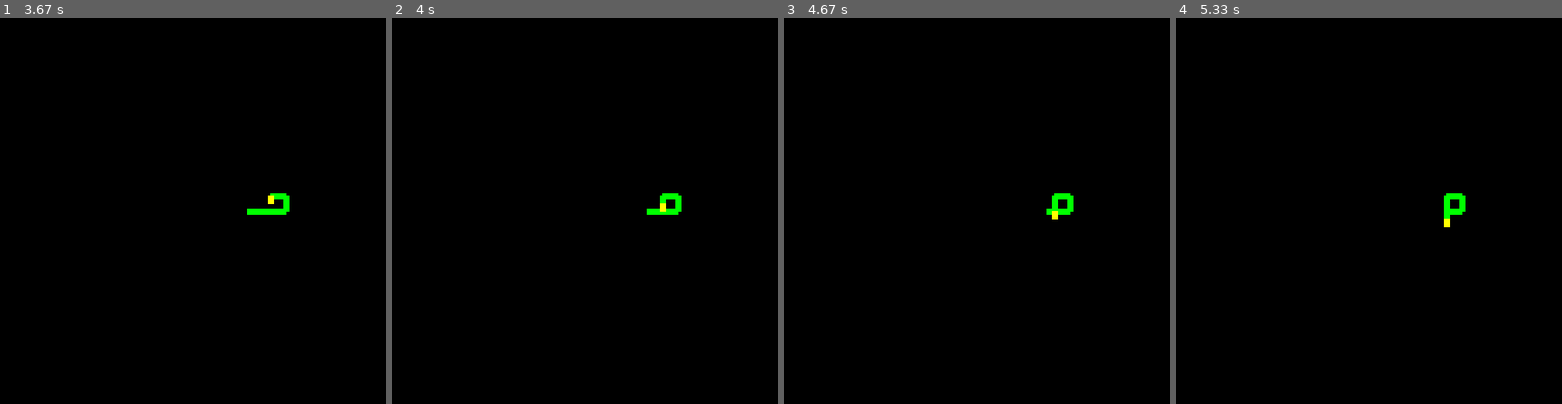
Above: before the commit, frames 1-4 (left to right).
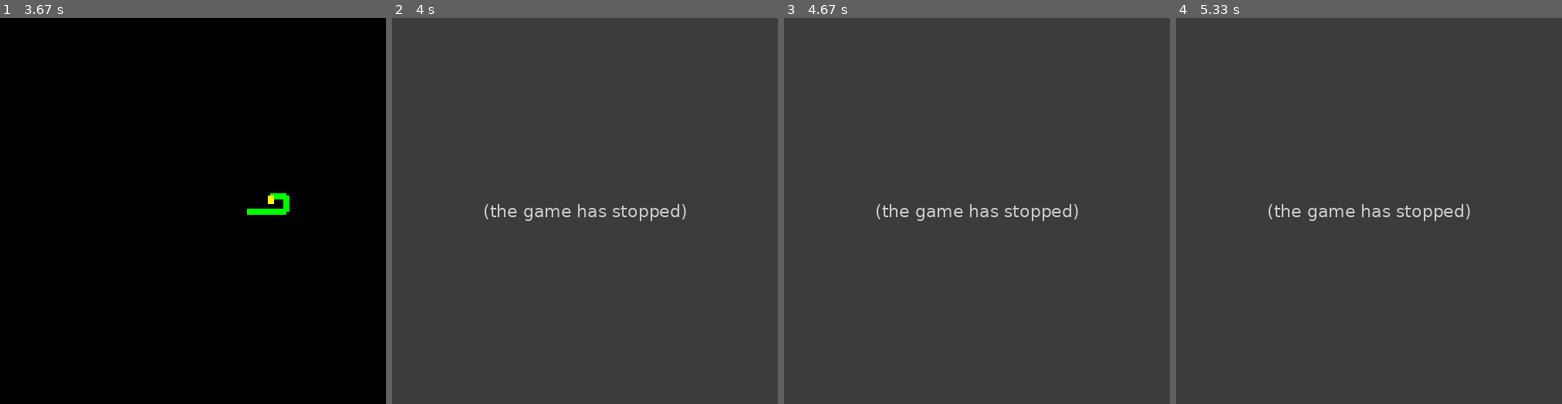
Above: after the commit, the same moments.

Repository: hephzibahponcellat/pygames
Game: pygame game, started from snake/main.py
The game is run twice, just before and just after one commit, with the same random seed, the same clock (stepped at 60 frames per second) and the same inputs.
Inputs:
- Up to frame 1 (3.67 s): hold Right 0.33-0.8 s; hold Up 0.83-1.3 s; hold Left 1.83-2.43 s; hold Down 2.47-3.35 s
- Up to frame 2 (4 s): no input
- Up to frame 3 (4.67 s): no input
- Up to frame 4 (5.33 s): no input

Frame 1 is identical in both runs. In frame 2, 100% of the frame differs, in the area x 0-100%, y 0-100%; in frame 3, 100%; in frame 4, 100%.
After the commit the program exited at 3.83 s; later frames show no game.

Commit message:
checking if snake bite itself

Diff:
--- a/snake/main.py
+++ b/snake/main.py
@@ -37,6 +37,9 @@
 
         # check if it has hit its own body
         # if yes, end game
+        bite_itself = did_bite_itself(snake_scale_positions)
+        if bite_itself:
+        	game_on = False
 
         for event in pygame.event.get():
             # if user clicks exit button
